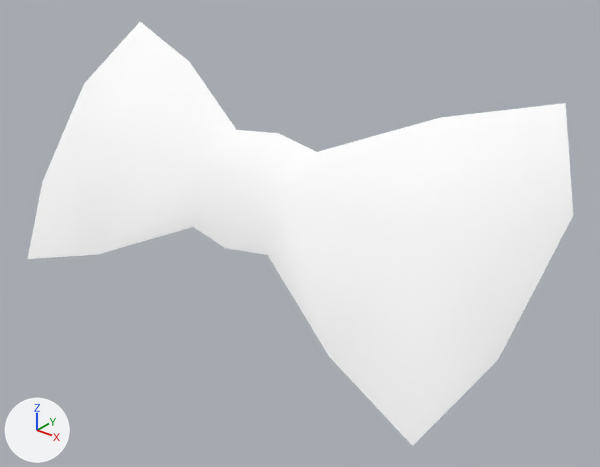
An edit to the glTF model public/3d/item/model__item__manequin_hd.ofs_89/code_head99.gltf, drawn before and after from the same camera.
The view is the same before and after, from a 50 mm lens placed at (0.628, -0.695, 2.268), pointed at (0.059, 0.016, 1.828). The axes (+X, +Y, +Z) are drawn at lower left. The lights are the same throughout. The older version comes first.

Script lines for the objects in view, before the commit:
```python
mat_zc08_hat99 = principled_material('zc08_hat99')
mat_zc08_hat99.base_color = (1.0, 1.0, 1.0)  # white #ffffff
mat_zc08_hat99.roughness = 1.0
me_code_head99 = bpy.data.meshes.new('code_head99')
me_code_head99.from_pydata(...)  # 23 vertices, 26 faces; spans x -0.375..0.375, y -0.127..0.12, z 1.729..2.017
me_code_head99.materials.append(mat_zc08_hat99)  # white #ffffff
ob_code_head99_001 = bpy.data.objects.new('code_head99.001', me_code_head99)
ob_code_head99_001.location = (0.0, 0.0, 0.0)
```
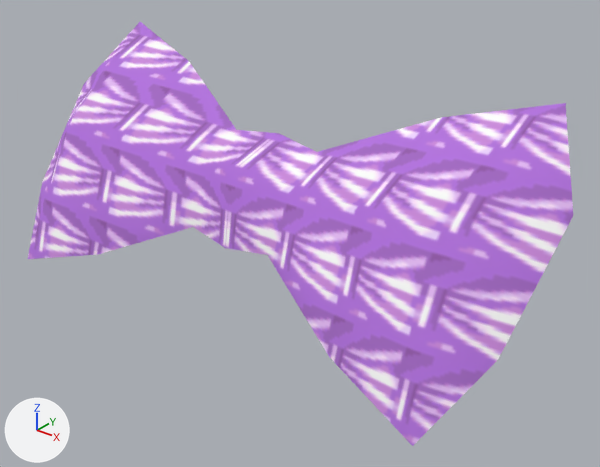
The change, as a list of edits to the scene's bpy script:
```text
Add img_zc08_rib13:
    img_zc08_rib13 = load_image('zc08_rib13', '_unpacked/zc08_rib13', 32, 32, 'sRGB')
Change mat_zc08_hat99:
    remove mat_zc08_hat99.base_color = (1.0, 1.0, 1.0)  # white #ffffff
    add mat_zc08_hat99.texture = img_zc08_rib13
```

What differs and where, as boxes [x1, y1, x2, y2] in the pictures (600 x 467 px):
'code_head99.001', surface changed (white to purple)
    both: [28, 22, 573, 446]
